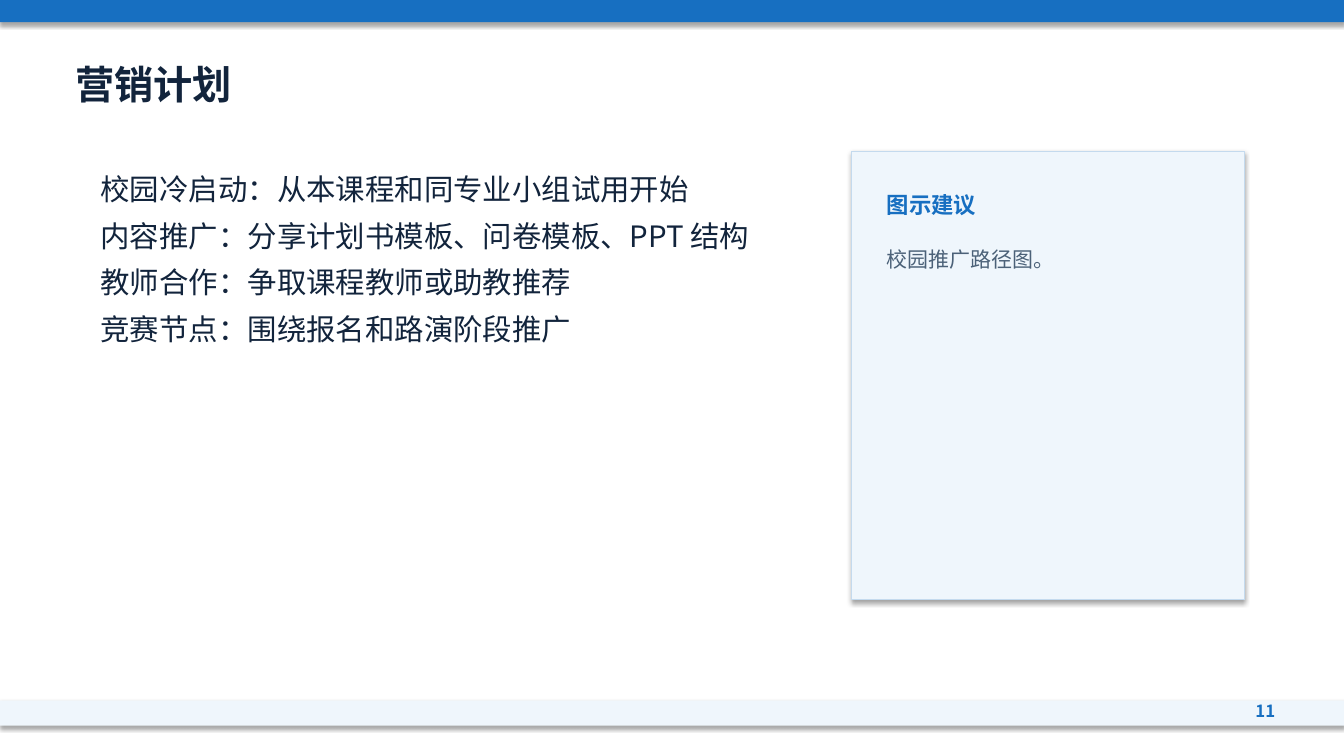
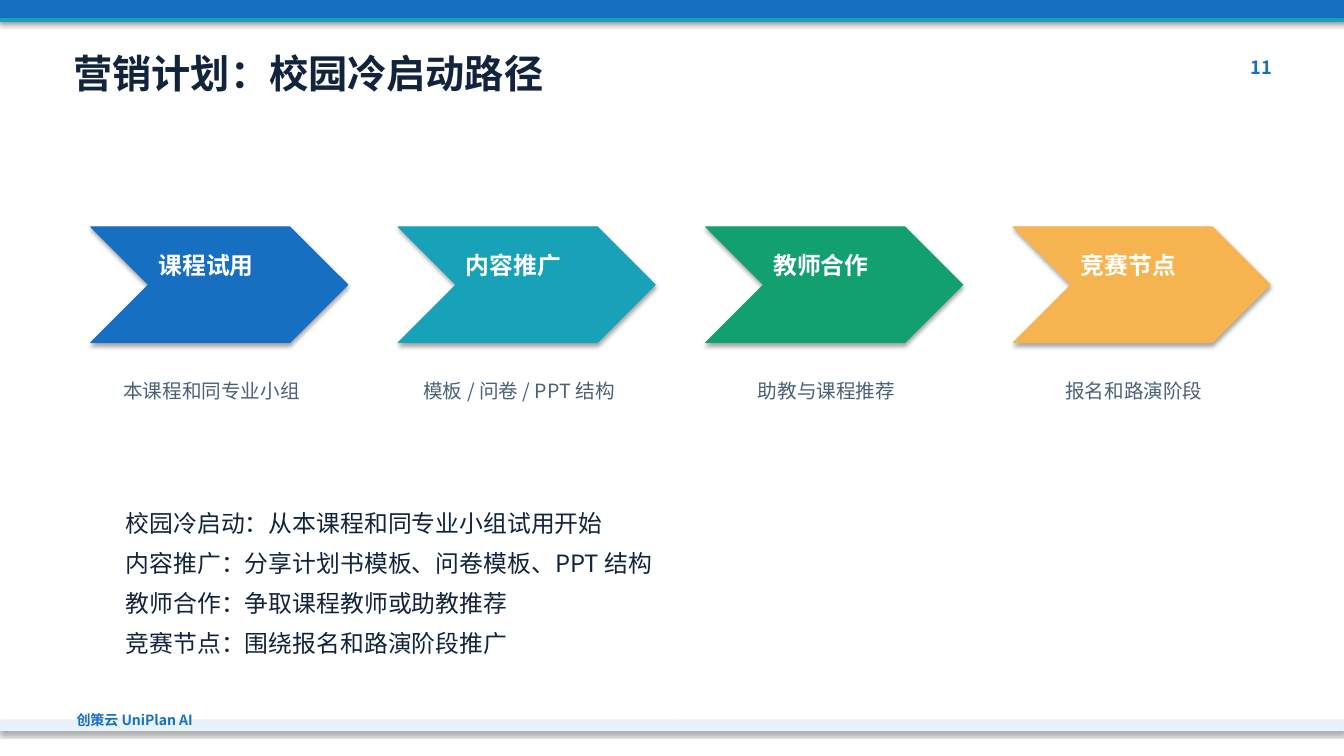
Before and after one commit to heixuan-vsmenghu/Innovation-and-entrepreneurship-project, a slide deck: slide 11 of deliverables/创策云UniPlanAI课堂汇报.pptx. Drawn at 1344x756 pixels with LibreOffice and Linux fonts; fonts in the diff are those of the drawing. Boxes give left, top, right and bottom in pixels: in the first picture for what was removed or moved away, otherwise in the second. Text is boxed around its words. In the diff, an @@ line names an element or a change of style, - is before the commit and + after.

```diff
--- a/deliverables/创策云UniPlanAI课堂汇报.pptx
+++ b/deliverables/创策云UniPlanAI课堂汇报.pptx
@@ rectangle resized from (x1=0, y1=0, x2=1344, y2=22) to (x1=0, y1=0, x2=1344, y2=18) @@
@@ rectangle at (x1=0, y1=0, x2=1344, y2=18): outline none to #176FC1 0.75 pt @@
@@ rectangle resized from (x1=0, y1=701, x2=1344, y2=726) to (x1=0, y1=18, x2=1344, y2=21) @@
@@ rectangle at (x1=0, y1=18, x2=1344, y2=21): fill #EFF6FC to #17A2B8; outline none to #17A2B8 0.75 pt @@
@@ text at (x1=74, y1=54, x2=544, y2=92): text changed @@
-营销计划
+营销计划：校园冷启动路径
@@ text "11" moved from (x1=1255, y1=704, x2=1275, y2=717) to (x1=1251, y1=60, x2=1272, y2=74) @@
@@ text "11" at (x1=1251, y1=60, x2=1272, y2=74): size 12 to 13 pt @@
@@ rectangle removed at (x1=852, y1=151, x2=1245, y2=600) @@
@@ text removed at (x1=887, y1=194, x2=976, y2=215) @@
-图示建议
@@ chevron added at (x1=91, y1=227, x2=348, y2=343), fill #176FC1, outline #176FC1 0.75 pt @@
@@ chevron added at (x1=398, y1=227, x2=655, y2=343), fill #17A2B8, outline #17A2B8 0.75 pt @@
@@ chevron added at (x1=706, y1=227, x2=963, y2=343), fill #12A071, outline #12A071 0.75 pt @@
@@ chevron added at (x1=1013, y1=227, x2=1270, y2=343), fill #F6B450, outline #F6B450 0.75 pt @@
@@ text added at (x1=158, y1=254, x2=253, y2=276), 17 pt, text #FFFFFF, bold @@
+课程试用
@@ text added at (x1=466, y1=253, x2=561, y2=277), 17 pt, text #FFFFFF, bold @@
+内容推广
@@ text added at (x1=773, y1=253, x2=868, y2=276), 17 pt, text #FFFFFF, bold @@
+教师合作
@@ text removed at (x1=887, y1=249, x2=1055, y2=269) @@
-校园推广路径图。
@@ text added at (x1=1081, y1=253, x2=1176, y2=276), 17 pt, text #FFFFFF, bold @@
+竞赛节点
@@ text added at (x1=123, y1=381, x2=300, y2=400), 14 pt, text #4B6178 @@
+本课程和同专业小组
@@ text added at (x1=423, y1=381, x2=615, y2=400), 14 pt, text #4B6178 @@
+模板 / 问卷 / PPT 结构
@@ text added at (x1=758, y1=381, x2=895, y2=400), 14 pt, text #4B6178 @@
+助教与课程推荐
@@ text added at (x1=1065, y1=381, x2=1202, y2=400), 14 pt, text #4B6178 @@
+报名和路演阶段
@@ text "校园冷启动：从本课程和同专业小组试用开始" moved from (x1=101, y1=175, x2=749, y2=343) to (x1=126, y1=512, x2=652, y2=654) @@
@@ text "校园冷启动：从本课程和同专业小组试用开始" at (x1=126, y1=512, x2=652, y2=654): size 21 to 17 pt @@
@@ text added at (x1=77, y1=713, x2=193, y2=727), 10 pt, text #176FC1, bold @@
+创策云 UniPlan AI
@@ rectangle added at (x1=0, y1=722, x2=1344, y2=731), fill #E7F2FB, outline #E7F2FB 0.75 pt @@
```
Also in this commit, not shown: 11 other slides changed, 3 slides added, 3 slides removed, 3 other files.
